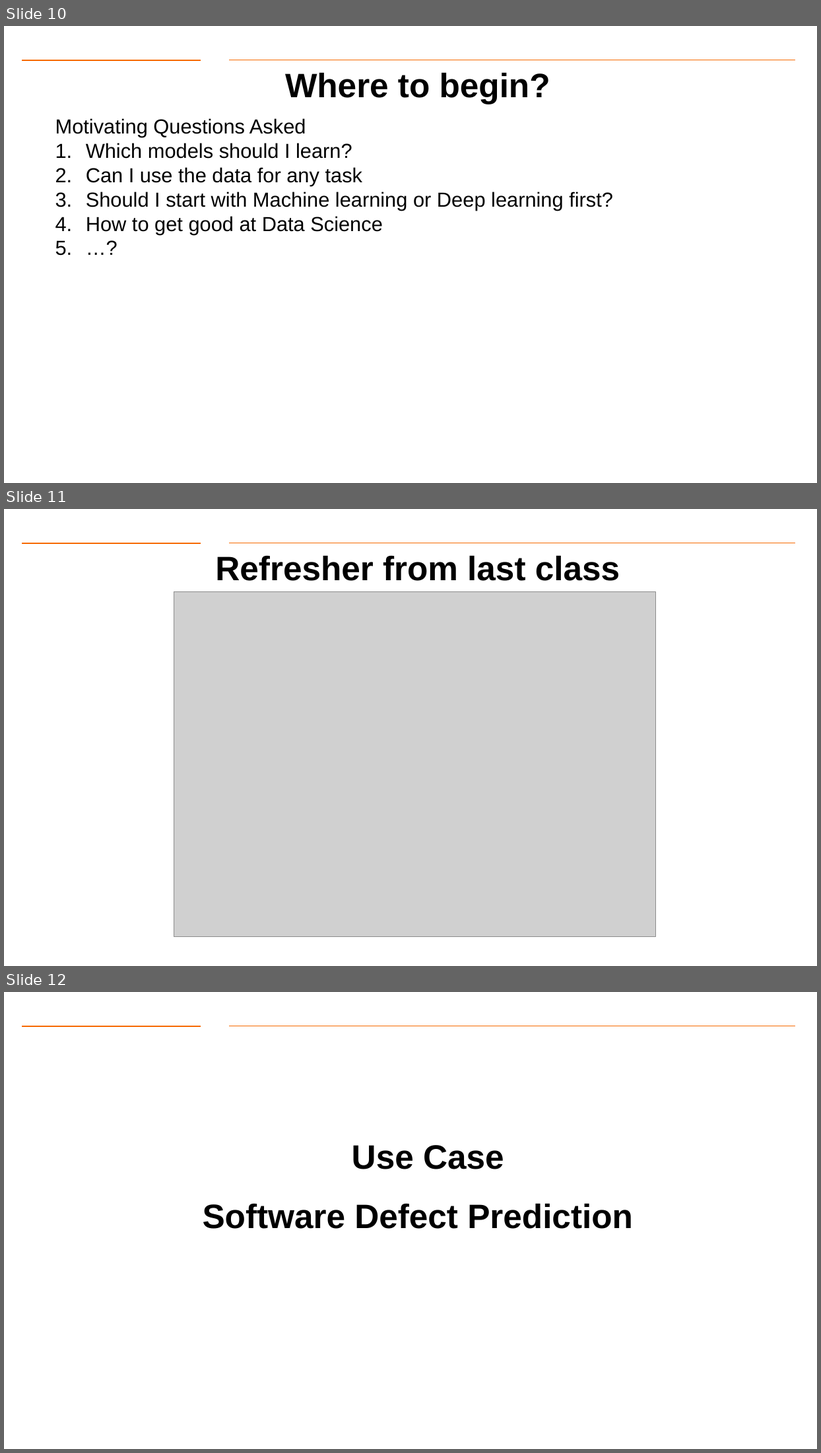
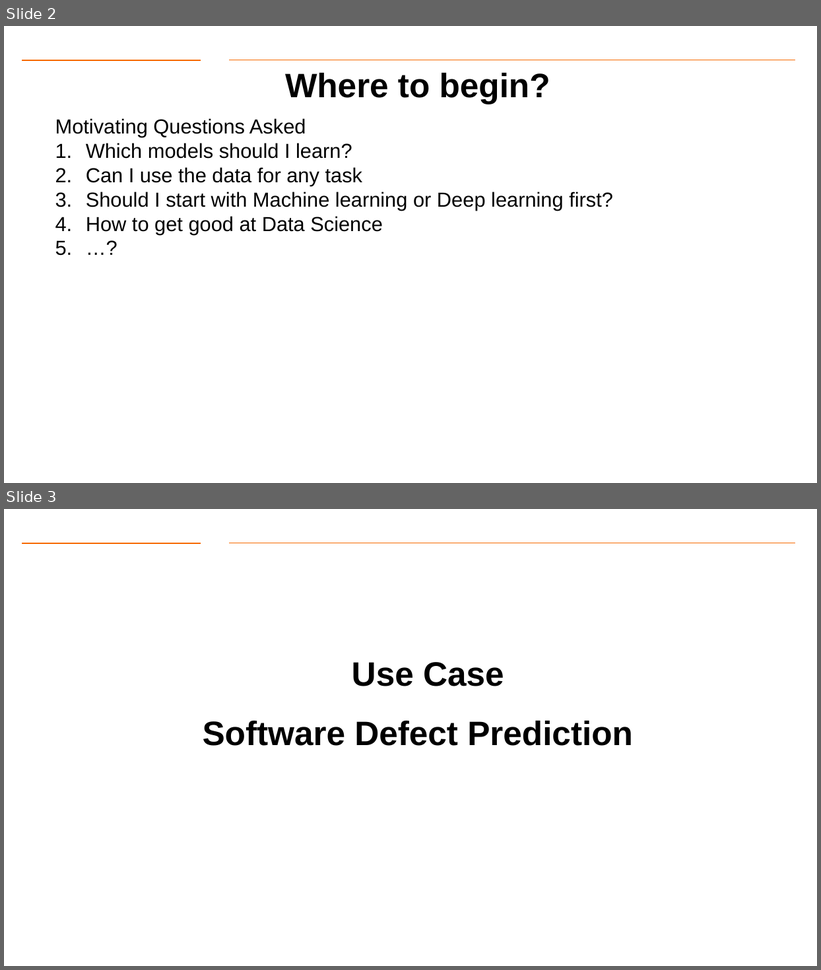
Before and after one commit to gk5951/RIT-DSCI-633-FDS, a slide deck: Syllabus/Lecture02/Lec02_CaseStudy.pptx. Shown one above the other, each under a label of ours: slides 10, 11 and 12 before the commit, slides 2 and 3 after it. The pictures are 821x1453 and 821x970 pixels, drawn with LibreOffice and Linux fonts; fonts in the diff are those of the drawing; grey boxes stand for pictures; background and template pictures are left out. Boxes give left, top, right and bottom in pixels: in the first picture for what was removed or moved away, otherwise in the second. Text is boxed around its words. In the diff, an @@ line names an element or a change of style, - is before the commit and + after.

```diff
--- a/Syllabus/Lecture02/Lec02_CaseStudy.pptx
+++ b/Syllabus/Lecture02/Lec02_CaseStudy.pptx
@@ slide 11 removed at bbox=[4, 509, 817, 966], background #FFFFFF; not listed: 2 template elements that a slide beside it also shows @@
@@ title removed at bbox=[215, 555, 620, 581] @@
-Refresher from last class
@@ picture removed at bbox=[174, 592, 655, 937] @@
@@ what was slide 10 is now slide 2 @@
@@ what was slide 12 is now slide 3 @@
```
Also in this commit, not shown: 8 other slides removed, 1 other file.
